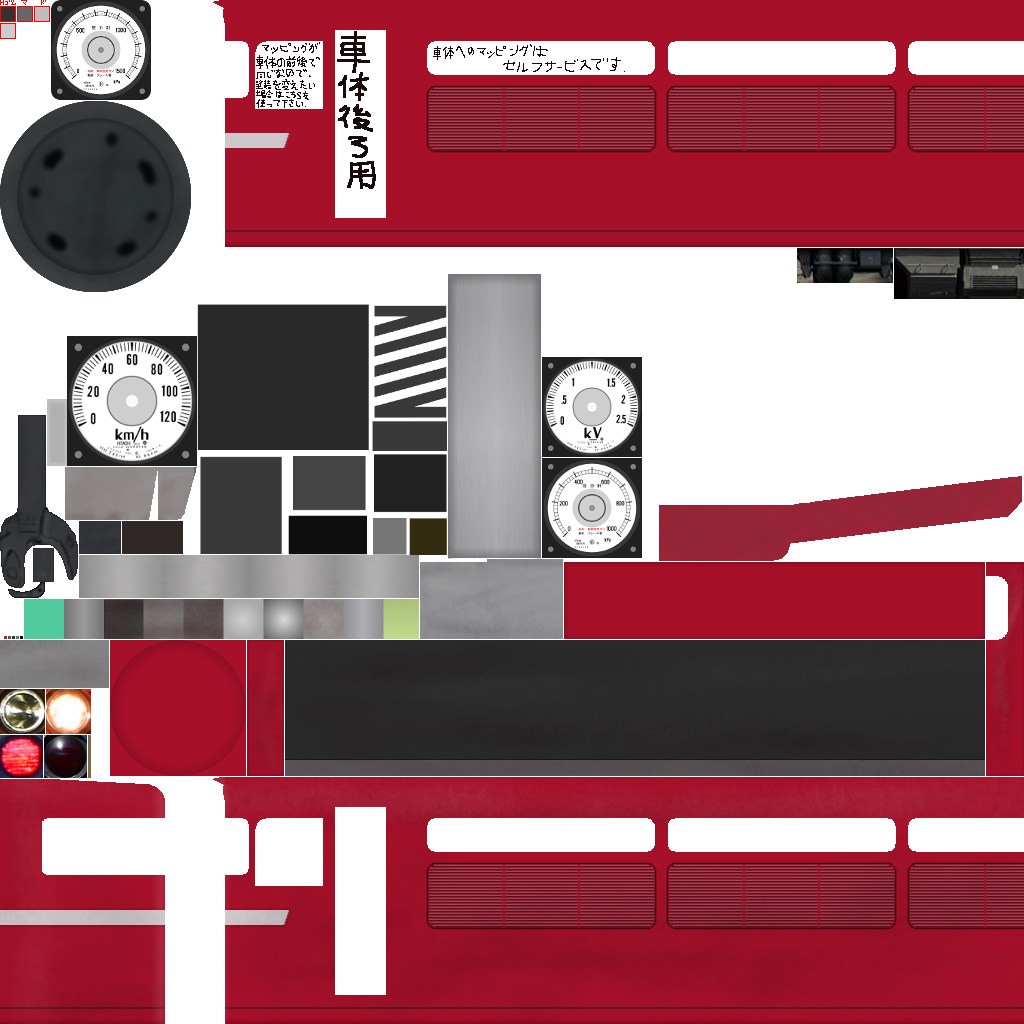
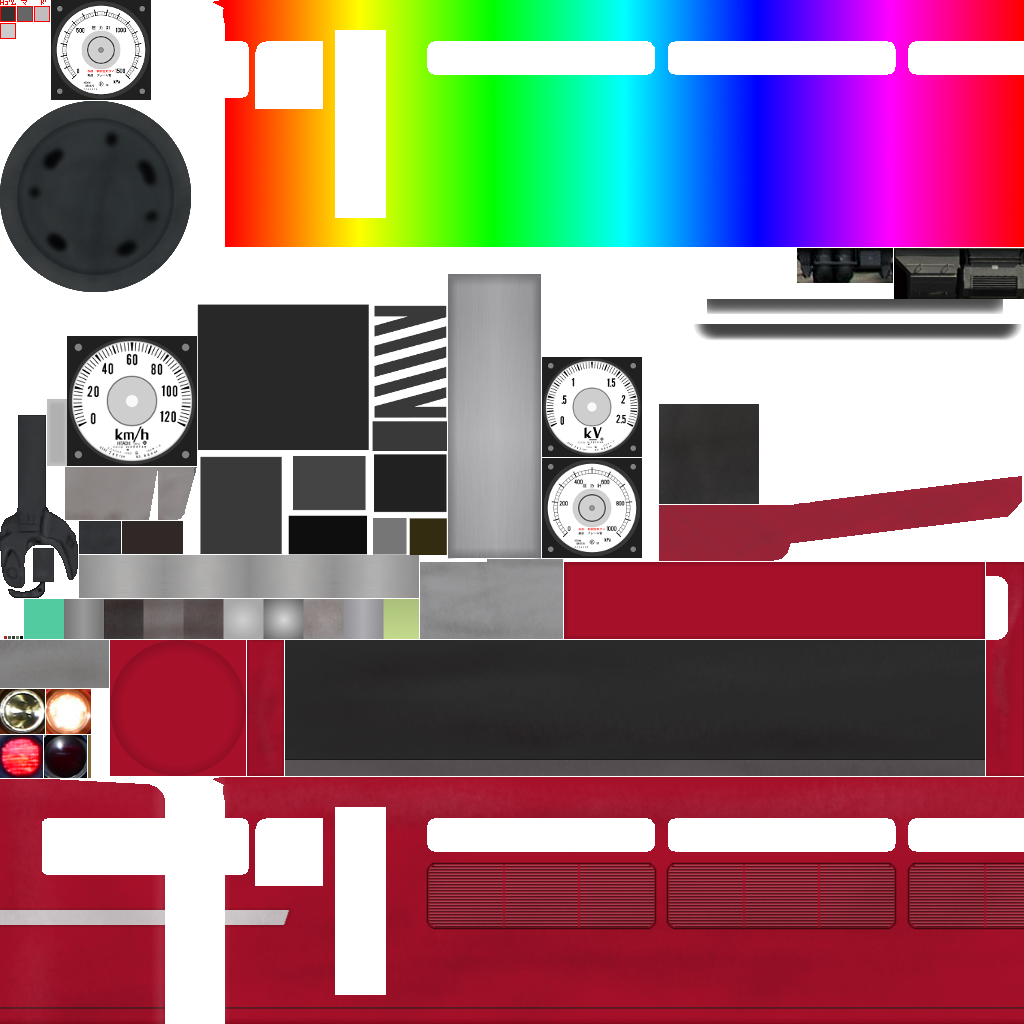
Layer changes from the first 1024 x 1024 image to the second:
painted on "メイン" over (51, 0, 1024, 504)
removed layer "いりません" over (251, 18, 659, 223)
